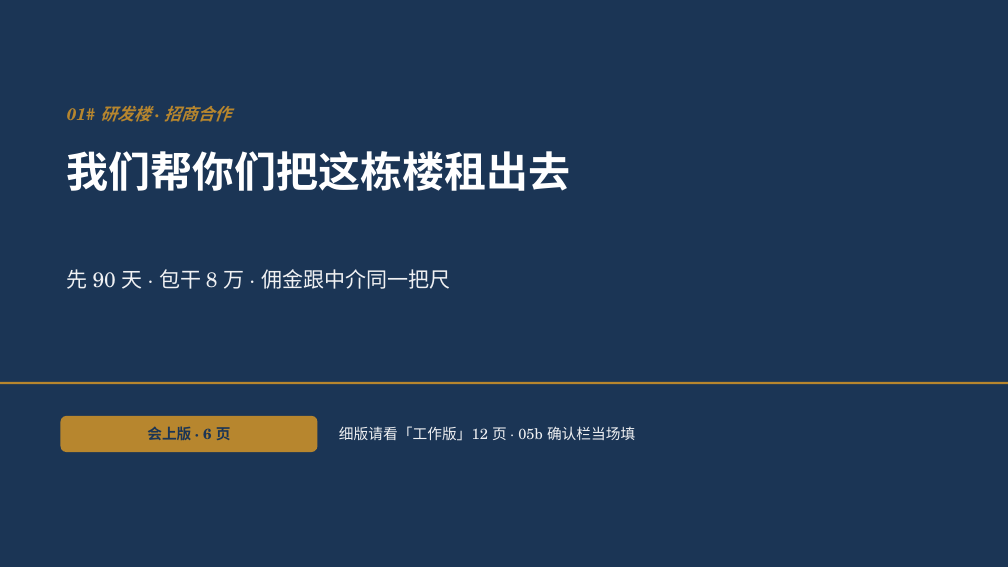
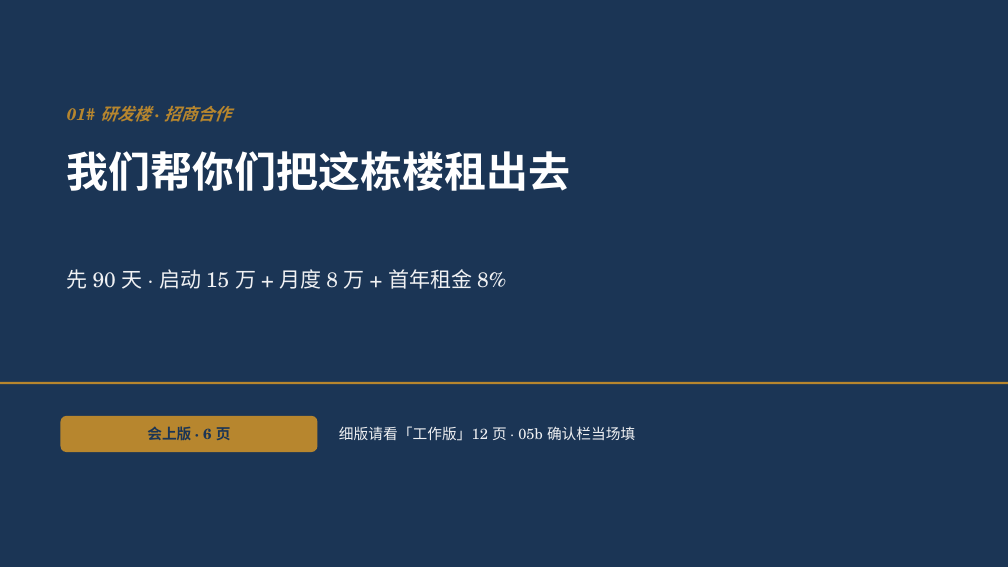
Before and after one commit to hujigang2010-maker/AIDEN, a slide deck: slide 1 of docs/advisory/deck/冠松01楼-招商合作-会上版.pptx. Drawn at 1008x567 pixels with LibreOffice and Linux fonts; fonts in the diff are those of the drawing. Boxes give left, top, right and bottom in pixels: in the first picture for what was removed or moved away, otherwise in the second. Text is boxed around its words. In the diff, an @@ line names an element or a change of style, - is before the commit and + after.

```diff
--- a/docs/advisory/deck/冠松01楼-招商合作-会上版.pptx
+++ b/docs/advisory/deck/冠松01楼-招商合作-会上版.pptx
@@ text at [67, 269, 506, 289]: text changed @@
-先 90 天 · 包干 8 万 · 佣金跟中介同一把尺
+先 90 天 · 启动 15 万 + 月度 8 万 + 首年租金 8%
```
Also in this commit, not shown: 3 other slides changed, 11 other files.
